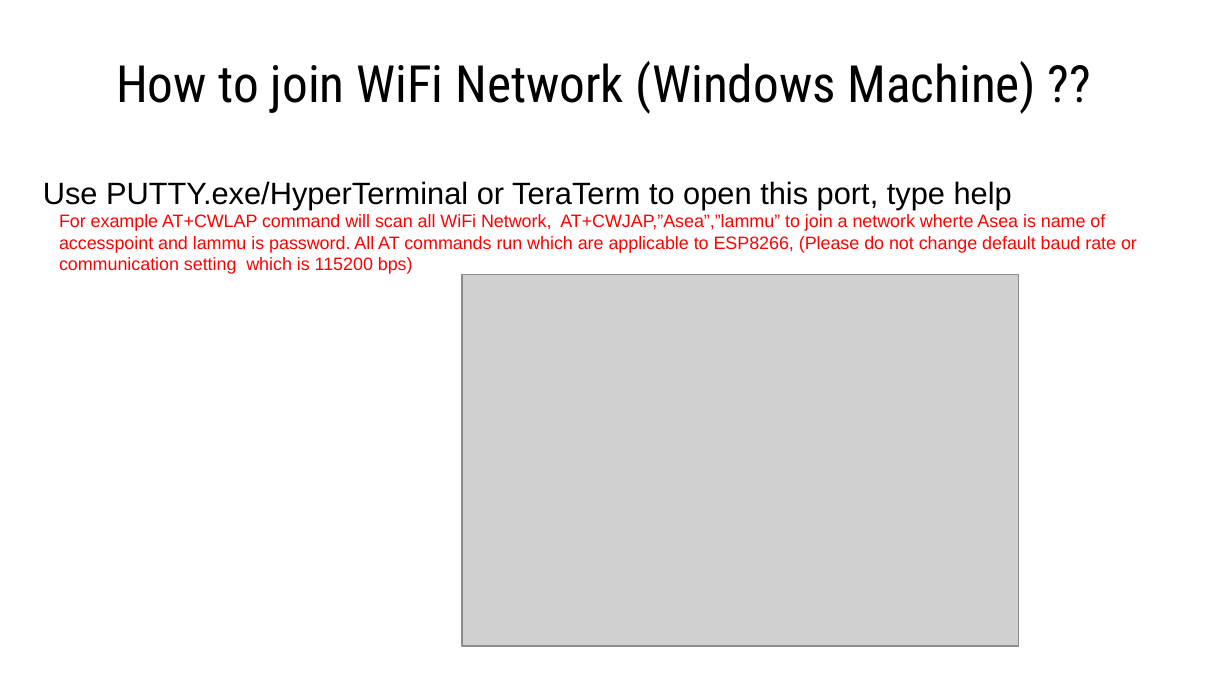
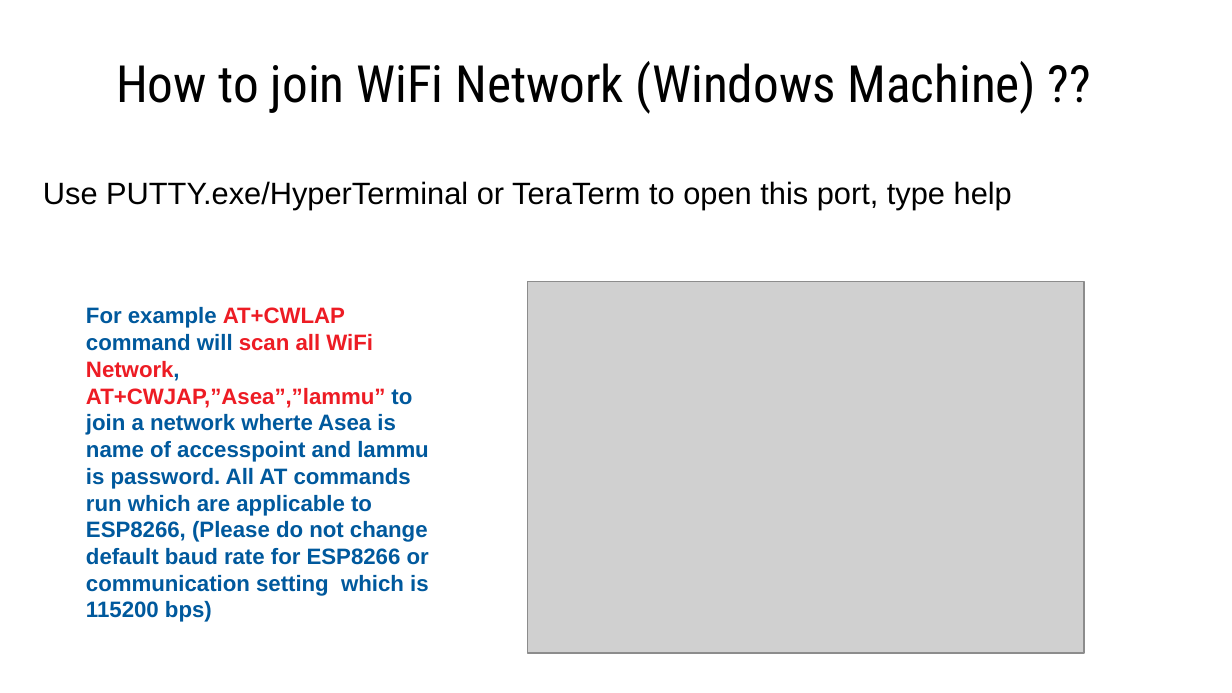
Before and after one commit to natashaiwscope/iot_hw, a slide deck: slide 8 of ppt/wireless.pptx. Drawn at 1232x693 pixels with LibreOffice and Linux fonts; fonts in the diff are those of the drawing; grey boxes stand for pictures. Boxes give left, top, right and bottom in pixels: in the first picture for what was removed or moved away, otherwise in the second. Text is boxed around its words. In the diff, an @@ line names an element or a change of style, - is before the commit and + after.

Commit message:
Thu May 31 06:36:56 EDT 2018

```diff
--- a/ppt/wireless.pptx
+++ b/ppt/wireless.pptx
@@ picture: place and size @@
-picture at <box>462,275,1019,646</box>
+picture at <box>527,282,1084,653</box>
@@ text at <box>86,307,429,622</box>: text changed; size 10.5 to 13 pt; text colour #FF0000 to #00599D; bold on @@
-For example AT+CWLAP command will scan all WiFi Network, AT+CWJAP,”Asea”,”lammu” to join a network wherte Asea is name of accesspoint and lammu is password. All AT commands run which are applicable to ESP8266, (Please do not change default baud rate or communication setting which is 115200 bps)
+For example AT+CWLAP command will scan all WiFi Network, AT+CWJAP,”Asea”,”lammu” to join a network wherte Asea is name of accesspoint and lammu is password. All AT commands run which are applicable to ESP8266, (Please do not change default baud rate for ESP8266 or communication setting which is 115200 bps)
```
Also in this commit, not shown: 8 other slides changed.
